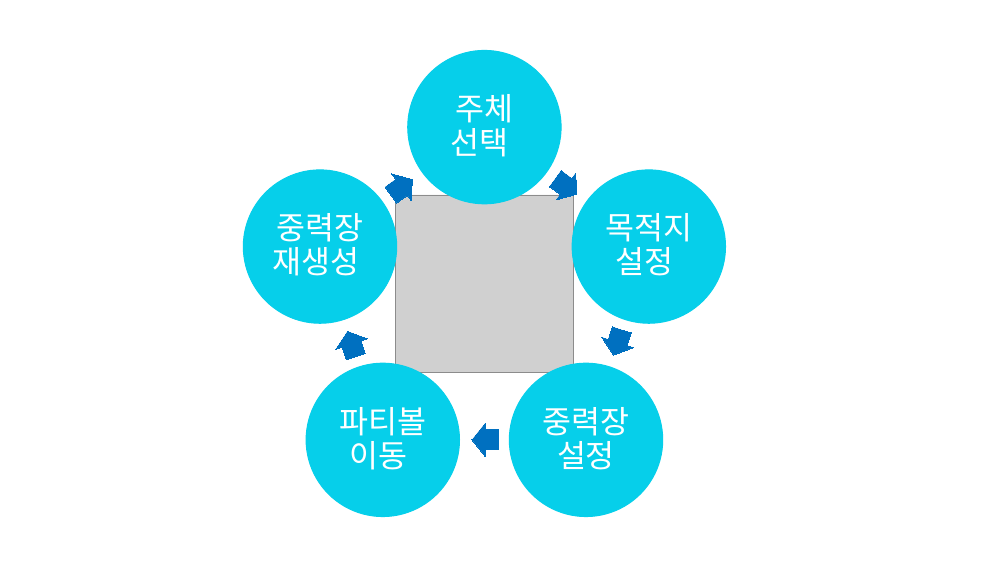
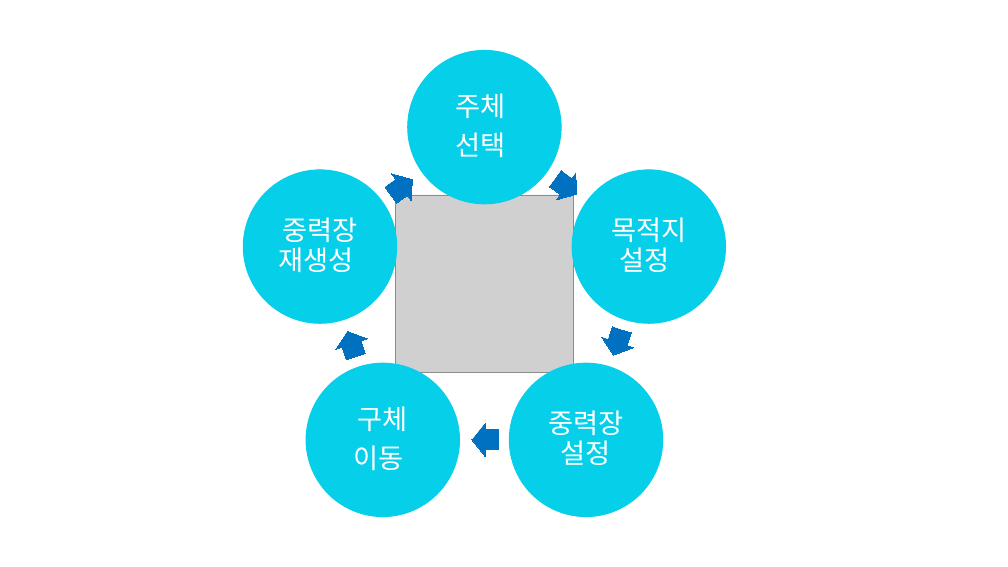
Before and after one commit to kjpark102312/Jagu_Agis, a slide deck: slide 9 of Documents/PartyBall/Project_TheBalls.pptx. Drawn at 1008x567 pixels with LibreOffice and Linux fonts; fonts in the diff are those of the drawing; grey boxes stand for pictures. Boxes give left, top, right and bottom in pixels: in the first picture for what was removed or moved away, otherwise in the second. Text is boxed around its words. In the diff, an @@ line names an element or a change of style, - is before the commit and + after.

```diff
--- a/Documents/PartyBall/Project_TheBalls.pptx
+++ b/Documents/PartyBall/Project_TheBalls.pptx
@@ text at <box>455,93,505,157</box>: text changed; size 30 to 26 pt @@
-주체 선택
+주체
+선택
@@ size 30 to 26 pt; less space between paragraphs in 3 elements at <box>611,217,686,272</box>, <box>548,410,623,465</box>, <box>278,217,357,272</box> @@
@@ text at <box>354,406,408,470</box>: text changed; size 30 to 26 pt @@
-파티볼 이동
+구체
+이동
```
Also in this commit, not shown: 2 other files.
